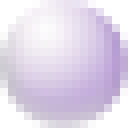
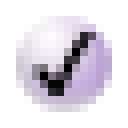
Layer changes from the first 128 x 128 image to the second:
added layer "Checkmark 8x8 (U+2714)" above "Cross 8x8 (U+274C)" over [32, 32, 96, 96]
added layer "Button 12x12 green" above "Button 12x12 grey" over [16, 16, 112, 112]
hid "Button 16x16 red" over [0, 0, 128, 128]
